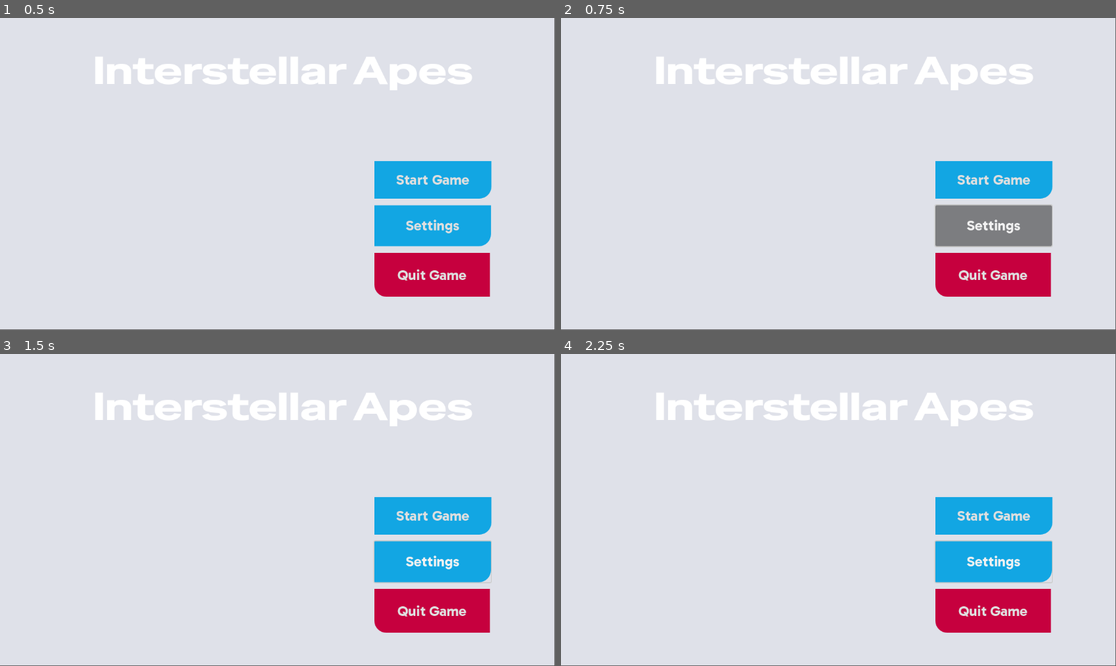
Above: before the commit, frames 1-4 (two rows, left to right).
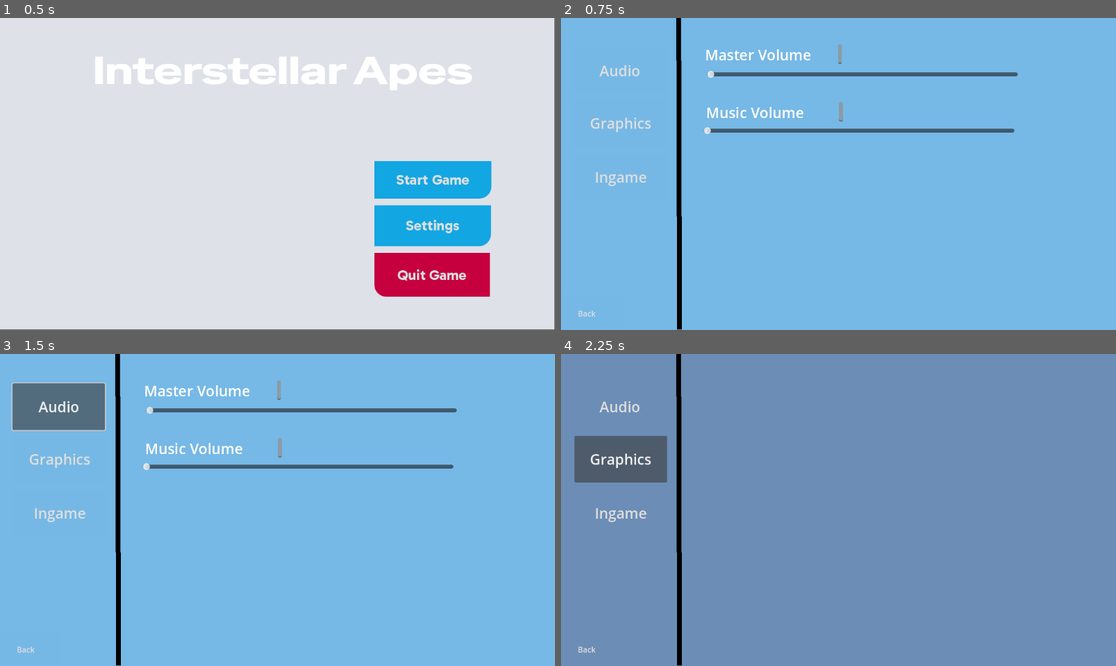
Above: after the commit, the same moments.

Repository: MeOldNg/Mini-IT-2510-02-05
Game: Godot game, scene res://main-menu/mainmenuscene/main-menu.tscn
Two runs of this game, one before a commit and one after it. Both use one fixed random seed, a clock stepped at 60 frames per second and the inputs below.
Inputs (mouse positions are in pixels of both pictures, inside the frame that each line leads up to):
- Up to frame 1 (0.5 s): no input
- Up to frame 2 (0.75 s): click "Settings" at 0.5 s
- Up to frame 3 (1.5 s): click (61, 407) at 1.25 s, where only the run after the commit has a clickable "Audio"
- Up to frame 4 (2.25 s): click (622, 460) at 2 s, where only the run after the commit has a clickable "Graphics"

Frame 1 is identical in both runs. In frame 2, 100% of the frame differs, in the area x 0-100%, y 0-100%; in frame 3, 99%; in frame 4, 100%.

Commit message:
add some more settings

Diff:
--- /dev/null
+++ b/default_bus_layout.tres
@@ -0,0 +1,15 @@
+[gd_resource type="AudioBusLayout" format=3 uid="uid://oe1fi55f64ef"]
+
+[resource]
+bus/1/name = &"music"
+bus/1/solo = false
+bus/1/mute = false
+bus/1/bypass_fx = false
+bus/1/volume_db = 0.0
+bus/1/send = &"Master"
+bus/2/name = &"sfx"
+bus/2/solo = false
+bus/2/mute = false
+bus/2/bypass_fx = false
+bus/2/volume_db = 0.0
+bus/2/send = &"Master"
--- /dev/null
+++ b/main-menu/mainmenuscene/create_user_panel.tscn
@@ -0,0 +1,72 @@
+[gd_scene load_steps=2 format=3 uid="uid://b27chsai714up"]
+
+[ext_resource type="Script" uid="uid://cop5qvdaou1rx" path="res://main-menu/mainmenuscene/script/create_user.gd" id="1_sxxen"]
+
+[node name="Create User Panel" type="Panel"]
+offset_left = 131.0
+offset_top = 146.0
+offset_right = 446.0
+offset_bottom = 351.0
+script = ExtResource("1_sxxen")
+
+[node name="VBoxContainer" type="VBoxContainer" parent="."]
+layout_mode = 0
+offset_top = 73.0
+offset_right = 315.0
+offset_bottom = 182.0
+
+[node name="UsernameContainer" type="HBoxContainer" parent="VBoxContainer"]
+layout_mode = 2
+
+[node name="UsernameText" type="RichTextLabel" parent="VBoxContainer/UsernameContainer"]
+custom_minimum_size = Vector2(0, 35.83)
+layout_mode = 2
+size_flags_horizontal = 3
+text = "Username:"
+
+[node name="UsernameEnter" type="TextEdit" parent="VBoxContainer/UsernameContainer"]
+custom_minimum_size = Vector2(0, 35.83)
+layout_mode = 2
+size_flags_horizontal = 3
+
+[node name="PasswordContainer" type="HBoxContainer" parent="VBoxContainer"]
+layout_mode = 2
+
+[node name="PasswordText" type="RichTextLabel" parent="VBoxContainer/PasswordContainer"]
+custom_minimum_size = Vector2(0, 35.83)
+layout_mode = 2
+size_flags_horizontal = 3
+text = "Password:"
+
+[node name="PasswordEnter" type="TextEdit" parent="VBoxContainer/PasswordContainer"]
+custom_minimum_size = Vector2(0, 35.83)
+layout_mode = 2
+size_flags_horizontal = 3
+
+[node name="submit" type="Button" parent="VBoxContainer"]
+layout_mode = 2
+text = "Submit
+"
+
+[node name="RichTextLabel" type="RichTextLabel" parent="."]
+layout_mode = 1
+anchors_preset = 10
+anchor_right = 1.0
+offset_bottom = 54.0
+grow_horizontal = 2
+bbcode_enabled = true
+text = "
+[center][b]Create New User"
+
+[node name="return" type="Button" parent="."]
+layout_mode = 1
+anchors_preset = 1
+anchor_left = 1.0
+anchor_right = 1.0
+offset_left = -19.0
+offset_bottom = 31.0
+grow_horizontal = 0
+text = "x"
+
+[connection signal="button_down" from="VBoxContainer/submit" to="." method="_on_submit_button_down"]
+[connection signal="button_down" from="return" to="." method="_on_return_button_down"]
--- /dev/null
+++ b/main-menu/mainmenuscene/login_panel.tscn
@@ -0,0 +1,69 @@
+[gd_scene load_steps=2 format=3 uid="uid://bu66wgn32pr0b"]
+
+[ext_resource type="Script" uid="uid://bnjync7yrbtg1" path="res://main-menu/mainmenuscene/script/login_panel.gd" id="1_ro0e6"]
+
+[node name="LoginPanel" type="Panel"]
+offset_left = 51.0
+offset_top = 145.0
+offset_right = 535.0
+offset_bottom = 353.0
+script = ExtResource("1_ro0e6")
+
+[node name="usernametext" type="RichTextLabel" parent="."]
+layout_mode = 0
+offset_left = 20.0
+offset_top = 29.0
+offset_right = 188.0
+offset_bottom = 69.0
+text = "Username:"
+
+[node name="passwordtext" type="RichTextLabel" parent="."]
+layout_mode = 0
+offset_left = 22.0
+offset_top = 79.0
+offset_right = 190.0
+offset_bottom = 119.0
+text = "Password:"
+
+[node name="UsernameEnter" type="TextEdit" parent="."]
+layout_mode = 0
+offset_left = 121.0
+offset_top = 23.0
+offset_right = 390.0
+offset_bottom = 62.0
+
+[node name="PasswordEnter" type="TextEdit" parent="."]
+layout_mode = 0
+offset_left = 121.0
+offset_top = 76.0
+offset_right = 389.0
+offset_bottom = 115.0
+
+[node name="return" type="Button" parent="."]
+layout_mode = 0
+offset_left = 1.0
+offset_top = 170.0
+offset_right = 101.0
+offset_bottom = 206.0
+text = "Return"
+
+[node name="login" type="Button" parent="."]
+layout_mode = 0
+offset_left = 384.0
+offset_top = 170.0
+offset_right = 484.0
+offset_bottom = 206.0
+text = "Login"
+
+[node name="signin" type="Button" parent="."]
+layout_mode = 0
+offset_left = 384.0
+offset_top = 135.0
+offset_right = 484.0
+offset_bottom = 171.0
+text = "Signin
+"
+
+[connection signal="button_down" from="return" to="." method="_on_return_button_down"]
+[connection signal="button_down" from="login" to="." method="_on_login_button_down"]
+[connection signal="button_down" from="signin" to="." method="_on_signin_button_down"]
--- /dev/null
+++ b/main-menu/mainmenuscene/main-menu-bgm.tscn
@@ -0,0 +1,8 @@
+[gd_scene load_steps=2 format=3 uid="uid://b8jpvfj4ker3d"]
+
+[ext_resource type="AudioStream" uid="uid://crjp2fxf0wmqc" path="res://main-menu/music/main-menu-background-music.mp3" id="1_wdxa5"]
+
+[node name="AudioStreamPlayer" type="AudioStreamPlayer"]
+stream = ExtResource("1_wdxa5")
+autoplay = true
+bus = &"music"
--- a/main-menu/mainmenuscene/main-menu.tscn
+++ b/main-menu/mainmenuscene/main-menu.tscn
@@ -1,6 +1,6 @@
 [gd_scene load_steps=10 format=3 uid="uid://dkrewxtxg7v7j"]
 
-[ext_resource type="Script" uid="uid://dh5pqpc2d0l8x" path="res://main-menu/mainmenuscene/main_menu.gd" id="1_1u3ec"]
+[ext_resource type="Script" uid="uid://dh5pqpc2d0l8x" path="res://main-menu/mainmenuscene/script/main_menu.gd" id="1_1u3ec"]
 [ext_resource type="Theme" uid="uid://cqmt4obqoeysj" path="res://main-menu/UI/panel_theme.tres" id="2_wt1xb"]
 [ext_resource type="FontFile" uid="uid://dsrweoq0cyfyo" path="res://main-menu/fonts/Gabarito,Special_Gothic_Expanded_One/Gabarito/static/Gabarito-Bold.ttf" id="3_msiha"]
 [ext_resource type="FontFile" uid="uid://b8dv01pfbt4xf" path="res://main-menu/fonts/Gabarito,Special_Gothic_Expanded_One/Special_Gothic_Expanded_One/SpecialGothicExpandedOne-Regular.ttf" id="4_0txg0"]
--- a/main-menu/mainmenuscene/main_menu.gd
+++ /dev/null
@@ -1,10 +0,0 @@
-extends Control
-
-func _on_play_game_button_pressed():
-	get_tree().change_scene_to_file("res://testing_game.tscn")
-
-func _on_settings_button_pressed():
-	get_tree().change_scene_to_file("res://settingsscene/settings.tscn")
-
-func _on_quit_game_button_pressed():
-	get_tree().quit()
--- /dev/null
+++ b/main-menu/mainmenuscene/script/create_user.gd
@@ -0,0 +1,11 @@
+extends Panel
+
+signal createUser(user, password)
+
+func _on_submit_button_down() -> void:
+	createUser.emit($VBoxContainer/UsernameContainer/UsernameEnter.text, $VBoxContainer/PasswordContainer/PasswordEnter.text)
+	pass # Replace with function body.
+
+func _on_return_button_down() -> void:
+	queue_free()
+	pass # Replace with function body.
--- /dev/null
+++ b/main-menu/mainmenuscene/script/login_panel.gd
@@ -0,0 +1,12 @@
+extends Panel
+
+func _on_return_button_down() -> void:
+	queue_free()
+	pass # Replace with function body.
+
+func _on_signin_button_down() -> void:
+	pass # Replace with function body.
+
+
+func _on_login_button_down() -> void:
+	pass # Replace with function body.
--- /dev/null
+++ b/main-menu/mainmenuscene/script/main_menu.gd
@@ -0,0 +1,10 @@
+extends Control
+
+func _on_play_game_button_pressed():
+	get_tree().change_scene_to_file("res://main-menu/mainmenuscene/testing_game.tscn")
+
+func _on_settings_button_pressed():
+	get_tree().change_scene_to_file("res://main-menu/settingsscene/audio_settings.tscn")
+
+func _on_quit_game_button_pressed():
+	get_tree().quit()
--- /dev/null
+++ b/main-menu/mainmenuscene/usersystem.tscn
@@ -0,0 +1,27 @@
+[gd_scene load_steps=2 format=3 uid="uid://ccyclkt5p1wxq"]
+
+[ext_resource type="Script" uid="uid://xo4vugcxlbds" path="res://control.gd" id="1_6kaix"]
+
+[node name="Control" type="Control"]
+layout_mode = 3
+anchors_preset = 15
+anchor_right = 1.0
+anchor_bottom = 1.0
+grow_horizontal = 2
+grow_vertical = 2
+script = ExtResource("1_6kaix")
+
+[node name="username" type="TextEdit" parent="."]
+layout_mode = 0
+offset_right = 154.0
+offset_bottom = 72.0
+placeholder_text = "Username"
+
+[node name="password" type="TextEdit" parent="."]
+layout_mode = 0
+offset_left = 1.0
+offset_top = 74.0
+offset_right = 155.0
+offset_bottom = 146.0
+placeholder_text = "Password
+"
--- a/main-menu/settingsscene/audio_settings.gd
+++ /dev/null
@@ -1,4 +0,0 @@
-extends Control
-
-func _on_back_button_pressed() -> void:
-	get_tree().change_scene_to_file("res://settingsscene/settings.tscn")
--- a/main-menu/settingsscene/audio_settings.tscn
+++ b/main-menu/settingsscene/audio_settings.tscn
@@ -1,16 +1,18 @@
-[gd_scene load_steps=6 format=3 uid="uid://djmd0it5k52ob"]
+[gd_scene load_steps=7 format=3 uid="uid://djmd0it5k52ob"]
 
 [ext_resource type="Theme" uid="uid://cqmt4obqoeysj" path="res://main-menu/UI/panel_theme.tres" id="1_lemuw"]
-[ext_resource type="Script" uid="uid://dlxly0ly0n0gx" path="res://main-menu/settingsscene/audio_settings.gd" id="1_pivgr"]
+[ext_resource type="Script" uid="uid://dlxly0ly0n0gx" path="res://main-menu/settingsscene/script/audio_settings.gd" id="1_pivgr"]
 
 [sub_resource type="StyleBoxFlat" id="StyleBoxFlat_ikcl0"]
-bg_color = Color(0.657202, 0.524155, 0.455668, 0.941176)
+bg_color = Color(0.461219, 0.720285, 0.900154, 1)
 
 [sub_resource type="StyleBoxFlat" id="StyleBoxFlat_x2hje"]
-bg_color = Color(0.635294, 0.509804, 0.447059, 1)
+bg_color = Color(0.462745, 0.721569, 0.898039, 1)
+
+[sub_resource type="Theme" id="Theme_kxxe0"]
 
 [sub_resource type="StyleBoxFlat" id="StyleBoxFlat_bndh4"]
-bg_color = Color(0.635294, 0.509804, 0.447059, 1)
+bg_color = Color(0.462745, 0.721569, 0.898039, 1)
 
 [node name="Control" type="Control"]
 layout_mode = 3
@@ -47,7 +49,7 @@
 default_color = Color(0, 0, 0, 1)
 metadata/_edit_lock_ = true
 
-[node name="Button" type="Button" parent="."]
+[node name="audio_button" type="Button" parent="."]
 layout_mode = 0
 offset_left = 27.0
 offset_top = 62.0
@@ -57,7 +59,7 @@
 theme_override_styles/normal = SubResource("StyleBoxFlat_x2hje")
 text = "Audio"
 
-[node name="Button2" type="Button" parent="."]
+[node name="graphics_button" type="Button" parent="."]
 layout_mode = 0
 offset_left = 29.0
 offset_top = 171.0
@@ -67,7 +69,7 @@
 theme_override_styles/normal = SubResource("StyleBoxFlat_x2hje")
 text = "Graphics"
 
-[node name="Button3" type="Button" parent="."]
+[node name="ingame_button" type="Button" parent="."]
 layout_mode = 0
 offset_left = 29.0
 offset_top = 283.0
@@ -79,10 +81,13 @@
 
 [node name="master_volume_slider" type="HSlider" parent="."]
 layout_mode = 0
-offset_left = 297.0
-offset_top = 100.0
-offset_right = 942.0
-offset_bottom = 116.0
+offset_left = 304.0
+offset_top = 110.0
+offset_right = 949.0
+offset_bottom = 126.0
+theme = SubResource("Theme_kxxe0")
+max_value = 1.5
+step = 0.001
 
 [node name="music_volume_slider" type="HSlider" parent="."]
 layout_mode = 0
@@ -90,6 +95,8 @@
 offset_top = 227.0
 offset_right = 942.0
 offset_bottom = 243.0
+max_value = 1.5
+step = 0.001
 
 [node name="RichTextLabel" type="RichTextLabel" parent="."]
 layout_mode = 0
@@ -119,4 +126,8 @@
 text = "Back
 "
 
+[connection signal="pressed" from="graphics_button" to="." method="_on_graphics_button_pressed"]
+[connection signal="pressed" from="ingame_button" to="." method="_on_ingame_button_pressed"]
+[connection signal="value_changed" from="master_volume_slider" to="." method="_on_master_volume_slider_value_changed"]
+[connection signal="value_changed" from="music_volume_slider" to="." method="_on_music_volume_slider_value_changed"]
 [connection signal="pressed" from="back_button" to="." method="_on_back_button_pressed"]
--- a/main-menu/settingsscene/graphics_settings.tscn
+++ b/main-menu/settingsscene/graphics_settings.tscn
@@ -1,15 +1,16 @@
-[gd_scene load_steps=5 format=3 uid="uid://ba0rkttvmfd72"]
+[gd_scene load_steps=6 format=3 uid="uid://ba0rkttvmfd72"]
 
+[ext_resource type="Script" uid="uid://b2mka3a44xch7" path="res://main-menu/settingsscene/script/graphics_settings.gd" id="1_hrr3j"]
 [ext_resource type="Theme" uid="uid://cqmt4obqoeysj" path="res://main-menu/UI/panel_theme.tres" id="1_iv66o"]
 
 [sub_resource type="StyleBoxFlat" id="StyleBoxFlat_ikcl0"]
-bg_color = Color(0.657202, 0.524155, 0.455668, 0.941176)
+bg_color = Color(0.431588, 0.567044, 0.736408, 0.941176)
 
 [sub_resource type="StyleBoxFlat" id="StyleBoxFlat_x2hje"]
-bg_color = Color(0.635294, 0.509804, 0.447059, 1)
+bg_color = Color(0.423529, 0.552941, 0.709804, 1)
 
 [sub_resource type="StyleBoxFlat" id="StyleBoxFlat_je45u"]
-bg_color = Color(0.635294, 0.509804, 0.447059, 1)
+bg_color = Color(0.423529, 0.552941, 0.709804, 1)
 
 [node name="Control" type="Control"]
 layout_mode = 3
@@ -22,6 +23,7 @@
 offset_bottom = -1.0
 grow_horizontal = 2
 grow_vertical = 2
+script = ExtResource("1_hrr3j")
 
 [node name="Panel" type="Panel" parent="."]
 layout_mode = 1
@@ -45,7 +47,7 @@
 default_color = Color(0, 0, 0, 1)
 metadata/_edit_lock_ = true
 
-[node name="Button" type="Button" parent="."]
+[node name="audio_button" type="Button" parent="."]
 layout_mode = 0
 offset_left = 27.0
 offset_top = 62.0
@@ -55,7 +57,7 @@
 theme_override_styles/normal = SubResource("StyleBoxFlat_x2hje")
 text = "Audio"
 
-[node name="Button2" type="Button" parent="."]
+[node name="graphics_button" type="Button" parent="."]
 layout_mode = 0
 offset_left = 29.0
 offset_top = 171.0
@@ -65,7 +67,7 @@
 theme_override_styles/normal = SubResource("StyleBoxFlat_x2hje")
 text = "Graphics"
 
-[node name="Button3" type="Button" parent="."]
+[node name="ingame_button" type="Button" parent="."]
 layout_mode = 0
 offset_left = 29.0
 offset_top = 283.0
@@ -84,3 +86,8 @@
 theme_override_styles/normal = SubResource("StyleBoxFlat_je45u")
 text = "Back
 "
+
+[connection signal="pressed" from="audio_button" to="." method="_on_audio_button_pressed"]
+[connection signal="pressed" from="graphics_button" to="." method="_on_graphics_button_pressed"]
+[connection signal="pressed" from="ingame_button" to="." method="_on_ingame_button_pressed"]
+[connection signal="pressed" from="back_button" to="." method="_on_back_button_pressed"]
--- /dev/null
+++ b/main-menu/settingsscene/ingame_settings.gd
@@ -0,0 +1,13 @@
+extends Control
+
+func _on_audio_button_pressed() -> void:
+	get_tree().change_scene_to_file("res://main-menu/settingsscene/audio_settings.tscn")
+
+func _on_graphics_button_pressed() -> void:
+	get_tree().change_scene_to_file("res://main-menu/settingsscene/graphics_settings.tscn")
+
+func _on_back_button_pressed() -> void:
+	get_tree().change_scene_to_file("res://main-menu/mainmenuscene/main-menu.tscn")
+
+func _on_check_button_toggled(toggled_on: bool) -> void:
+	DisplayServer.window_set_mode(DisplayServer.WINDOW_MODE_FULLSCREEN)
--- /dev/null
+++ b/main-menu/settingsscene/ingame_settings.tscn
@@ -0,0 +1,113 @@
+[gd_scene load_steps=8 format=3 uid="uid://b2skup7s2fj5c"]
+
+[ext_resource type="Script" uid="uid://cse33spg8yjb5" path="res://main-menu/settingsscene/ingame_settings.gd" id="1_7x601"]
+[ext_resource type="Theme" uid="uid://cqmt4obqoeysj" path="res://main-menu/UI/panel_theme.tres" id="2_ee7ve"]
+
+[sub_resource type="StyleBoxFlat" id="StyleBoxFlat_ikcl0"]
+bg_color = Color(0.39662, 0.554753, 0.834714, 0.941176)
+
+[sub_resource type="GDScript" id="GDScript_ee7ve"]
+script/source = "extends Control
+
+
+"
+
+[sub_resource type="StyleBoxFlat" id="StyleBoxFlat_x2hje"]
+bg_color = Color(0.392157, 0.541176, 0.803922, 1)
+
+[sub_resource type="StyleBoxFlat" id="StyleBoxFlat_bndh4"]
+bg_color = Color(0.392157, 0.541176, 0.803922, 1)
+
+[sub_resource type="StyleBoxFlat" id="StyleBoxFlat_7x601"]
+bg_color = Color(0.392157, 0.541176, 0.803922, 1)
+
+[node name="Control" type="Control"]
+layout_mode = 3
+anchors_preset = 15
+anchor_right = 1.0
+anchor_bottom = 1.0
+offset_left = -1.0
+offset_top = -1.0
+offset_right = -1.0
+offset_bottom = -1.0
+grow_horizontal = 2
+grow_vertical = 2
+script = ExtResource("1_7x601")
+
+[node name="Panel" type="Panel" parent="."]
+layout_mode = 1
+anchors_preset = 8
+anchor_left = 0.5
+anchor_top = 0.5
+anchor_right = 0.5
+anchor_bottom = 0.5
+offset_left = -577.5
+offset_top = -325.0
+offset_right = 577.5
+offset_bottom = 325.0
+grow_horizontal = 2
+grow_vertical = 2
+theme = ExtResource("2_ee7ve")
+theme_override_styles/panel = SubResource("StyleBoxFlat_ikcl0")
+script = SubResource("GDScript_ee7ve")
+metadata/_edit_use_anchors_ = true
+
+[node name="Line2D" type="Line2D" parent="."]
+points = PackedVector2Array(245, 0, 246, 178, 247, 648)
+default_color = Color(0, 0, 0, 1)
+metadata/_edit_lock_ = true
+
+[node name="audio_button" type="Button" parent="."]
+layout_mode = 0
+offset_left = 27.0
+offset_top = 62.0
+offset_right = 219.0
+offset_bottom = 159.0
+theme_override_font_sizes/font_size = 30
+theme_override_styles/normal = SubResource("StyleBoxFlat_x2hje")
+text = "Audio"
+
+[node name="graphics_button" type="Button" parent="."]
+layout_mode = 0
+offset_left = 29.0
+offset_top = 171.0
+offset_right = 221.0
+offset_bottom = 268.0
+theme_override_font_sizes/font_size = 30
+theme_override_styles/normal = SubResource("StyleBoxFlat_x2hje")
+text = "Graphics"
+
+[node name="ingame_button" type="Button" parent="."]
+layout_mode = 0
+offset_left = 29.0
+offset_top = 283.0
+offset_right = 221.0
+offset_bottom = 380.0
+theme_override_font_sizes/font_size = 30
+theme_override_styles/normal = SubResource("StyleBoxFlat_x2hje")
+text = "Ingame"
+
+[node name="back_button" type="Button" parent="."]
+layout_mode = 0
+offset_left = -20.0
+offset_top = 577.0
+offset_right = 129.0
+offset_bottom = 653.0
+theme_override_styles/normal = SubResource("StyleBoxFlat_bndh4")
+text = "Back
+"
+
+[node name="CheckButton" type="CheckButton" parent="."]
+layout_mode = 0
+offset_left = 289.0
+offset_top = 75.0
+offset_right = 463.0
+offset_bottom = 158.0
+theme_override_font_sizes/font_size = 28
+theme_override_styles/normal = SubResource("StyleBoxFlat_7x601")
+text = "Fullscreen"
+
+[connection signal="pressed" from="audio_button" to="." method="_on_audio_button_pressed"]
+[connection signal="pressed" from="graphics_button" to="." method="_on_graphics_button_pressed"]
+[connection signal="pressed" from="back_button" to="." method="_on_back_button_pressed"]
+[connection signal="toggled" from="CheckButton" to="." method="_on_check_button_toggled"]
--- /dev/null
+++ b/main-menu/settingsscene/script/audio_settings.gd
@@ -0,0 +1,16 @@
+extends Control
+
+func _on_back_button_pressed() -> void:
+	get_tree().change_scene_to_file("res://main-menu/mainmenuscene/main-menu.tscn")
+
+func _on_master_volume_slider_value_changed(value: float) -> void:
+	AudioServer.set_bus_volume_db(AudioServer.get_bus_index("Master"),linear_to_db(value))
+
+func _on_music_volume_slider_value_changed(value: float) -> void:
+	AudioServer.set_bus_volume_db(AudioServer.get_bus_index("music"),linear_to_db(value))
+
+func _on_graphics_button_pressed() -> void:
+	get_tree().change_scene_to_file("res://main-menu/settingsscene/graphics_settings.tscn")
+
+func _on_ingame_button_pressed() -> void:
+	get_tree().change_scene_to_file("res://main-menu/settingsscene/ingame_settings.tscn")
--- /dev/null
+++ b/main-menu/settingsscene/script/graphics_settings.gd
@@ -0,0 +1,13 @@
+extends Control
+
+func _on_audio_button_pressed() -> void:
+	get_tree().change_scene_to_file("res://main-menu/settingsscene/audio_settings.tscn")
+
+func _on_graphics_button_pressed() -> void:
+	get_tree().change_scene_to_file("res://main-menu/settingsscene/graphics_settings.tscn")
+
+func _on_ingame_button_pressed() -> void:
+	get_tree().change_scene_to_file("res://main-menu/settingsscene/ingame_settings.tscn")
+
+func _on_back_button_pressed() -> void:
+	get_tree().change_scene_to_file("res://main-menu/mainmenuscene/main-menu.tscn")
--- a/main-menu/settingsscene/settings.gd
+++ /dev/null
@@ -1,7 +0,0 @@
-extends Control
-
-func _on_audio_button_pressed() -> void:
-	get_tree().change_scene_to_file("res://settingsscene/audio_settings.tscn")
-
-func _on_back_button_pressed() -> void:
-	get_tree().change_scene_to_file("res://main-menu.tscn")
--- a/main-menu/settingsscene/settings.tscn
+++ b/main-menu/settingsscene/settings.tscn
@@ -1,7 +1,16 @@
-[gd_scene load_steps=6 format=3 uid="uid://c4wjtvk7x7hle"]
+[gd_scene load_steps=6 format=3 uid="uid://dyyh4iw6p5yee"]
 
-[ext_resource type="Script" uid="uid://bmkkyg6qv0twq" path="res://main-menu/settingsscene/settings.gd" id="1_euu0m"]
 [ext_resource type="Theme" uid="uid://cqmt4obqoeysj" path="res://main-menu/UI/panel_theme.tres" id="1_y0vyk"]
+
+[sub_resource type="GDScript" id="GDScript_6evjr"]
+script/source = "extends Control
+
+func _on_audio_button_pressed() -> void:
+	get_tree().change_scene_to_file(\"res://main-menu/settingsscene/audio_settings.tscn\")
+
+func _on_back_button_pressed() -> void:
+	get_tree().change_scene_to_file(\"res://main-menu/mainmenuscene/main-menu.tscn\")
+"
 
 [sub_resource type="StyleBoxFlat" id="StyleBoxFlat_ikcl0"]
 bg_color = Color(0.657202, 0.524155, 0.455668, 0.941176)
@@ -23,7 +32,7 @@
 offset_bottom = -1.0
 grow_horizontal = 2
 grow_vertical = 2
-script = ExtResource("1_euu0m")
+script = SubResource("GDScript_6evjr")
 
 [node name="Panel" type="Panel" parent="."]
 layout_mode = 1
--- a/project.godot
+++ b/project.godot
@@ -15,6 +15,10 @@
 config/features=PackedStringArray("4.4", "Forward Plus")
 config/icon="res://main-menu/UI/icon.svg"
 
+[autoload]
+
+MainMenuBGM="*res://main-menu/mainmenuscene/main-menu-bgm.tscn"
+
 [dotnet]
 
 project/assembly_name="Main-Menu"
Not shown, added: Object_pixel/TILESET-VILLAGE-TOP-DOWN/TILESET VILLAGE TOP DOWN/(THANK YOU).png.import
Not shown, added: Object_pixel/TILESET-VILLAGE-TOP-DOWN/TILESET VILLAGE TOP DOWN/BRIDGE - DAY.png.import
Not shown, added: Object_pixel/TILESET-VILLAGE-TOP-DOWN/TILESET VILLAGE TOP DOWN/BRIDGE - NIGHT.png.import
Not shown, added: Object_pixel/TILESET-VILLAGE-TOP-DOWN/TILESET VILLAGE TOP DOWN/CHURCH - DAY.png.import
Not shown, added: Object_pixel/TILESET-VILLAGE-TOP-DOWN/TILESET VILLAGE TOP DOWN/CHURCH - NIGHT.png.import
Not shown, added: Object_pixel/TILESET-VILLAGE-TOP-DOWN/TILESET VILLAGE TOP DOWN/FENCE 1 - DAY.png.import
Not shown, added: Object_pixel/TILESET-VILLAGE-TOP-DOWN/TILESET VILLAGE TOP DOWN/FENCE 1 - NIGHT.png.import
Not shown, added: Object_pixel/TILESET-VILLAGE-TOP-DOWN/TILESET VILLAGE TOP DOWN/FENCE 2 - DAY.png.import
Not shown, added: Object_pixel/TILESET-VILLAGE-TOP-DOWN/TILESET VILLAGE TOP DOWN/FENCE 2 - NIGHT.png.import
Not shown, added: Object_pixel/TILESET-VILLAGE-TOP-DOWN/TILESET VILLAGE TOP DOWN/GRASS DETAIL 1 - DAY.png.import
Not shown, added: Object_pixel/TILESET-VILLAGE-TOP-DOWN/TILESET VILLAGE TOP DOWN/GRASS DETAIL 1 - NIGHT.png.import
Not shown, added: Object_pixel/TILESET-VILLAGE-TOP-DOWN/TILESET VILLAGE TOP DOWN/GRASS DETAIL 2 - DAY.png.import
(and 213 more such lines)
